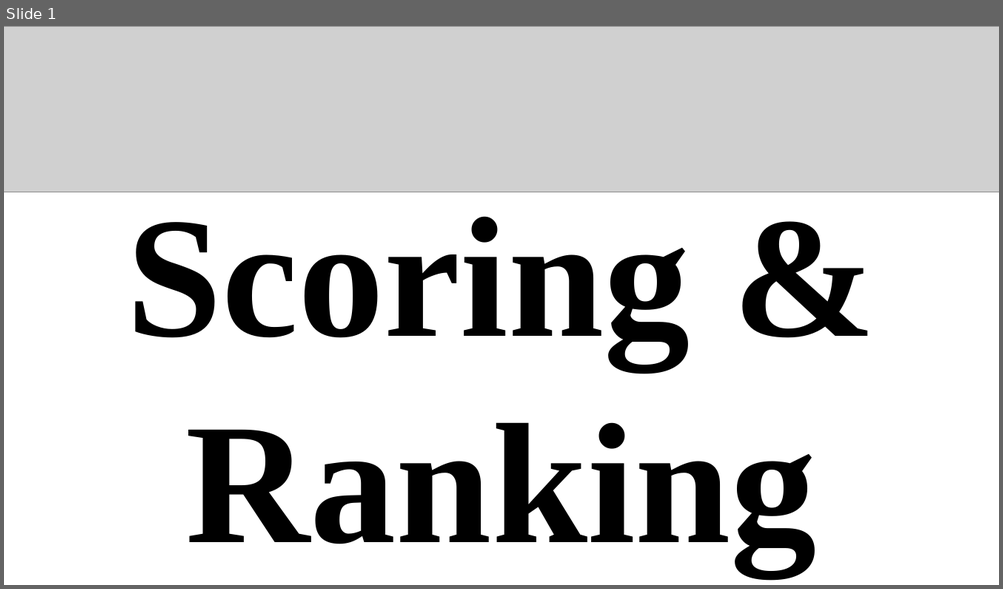
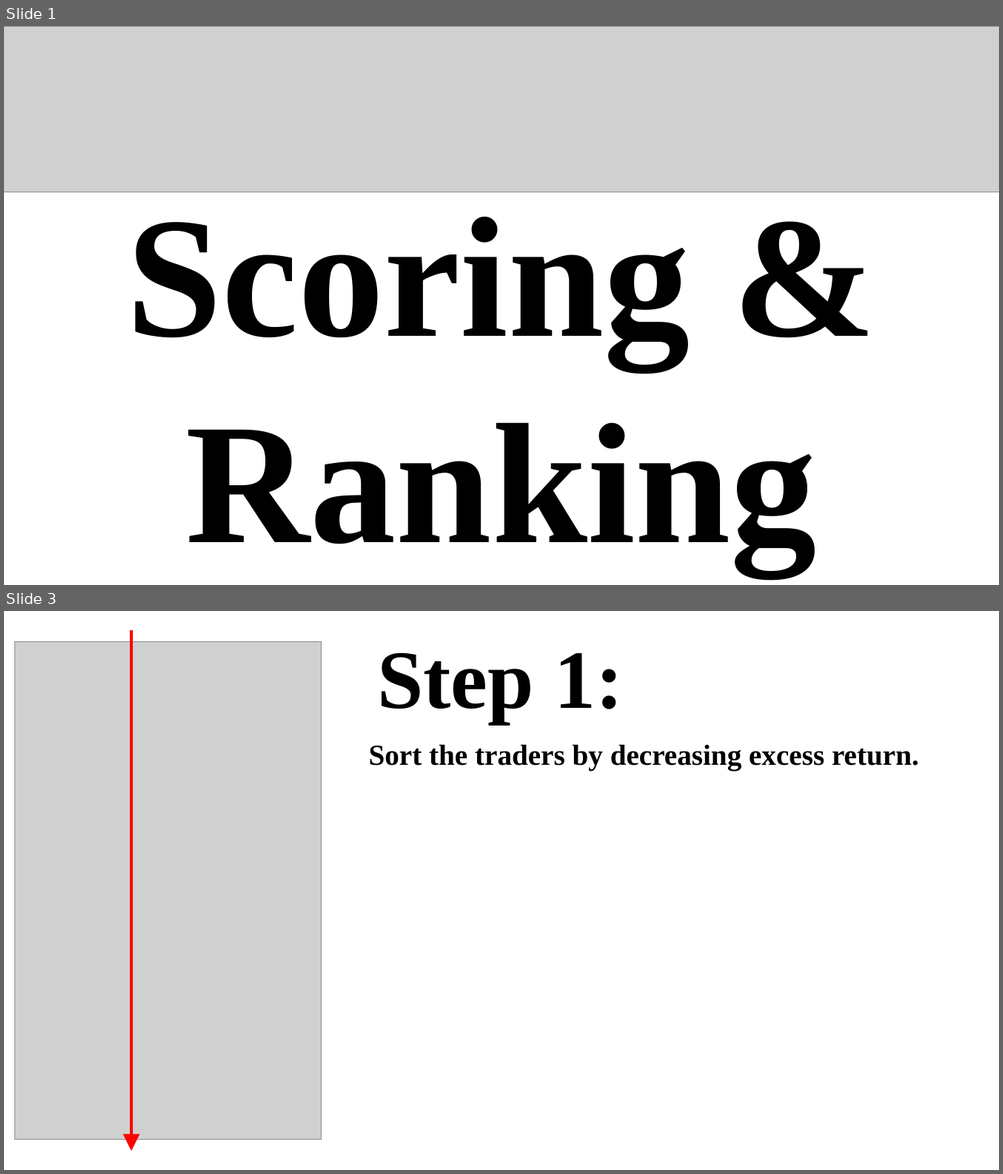
Before and after one commit to gothic-hedge-society/fintech.trading.competition, a slide deck: inst/thumbnails and templates/scoring_and_ranking.pptx. Shown one above the other, each under a label of ours: slide 1 before the commit, slides 1 and 3 after it; the slides between them are not shown. The pictures are 1003x589 and 1003x1174 pixels, drawn with LibreOffice and Linux fonts; fonts in the diff are those of the drawing; grey boxes stand for pictures. Boxes give left, top, right and bottom in pixels: in the first picture for what was removed or moved away, otherwise in the second. Text is boxed around its words. In the diff, an @@ line names an element or a change of style, - is before the commit and + after.

```diff
--- a/inst/thumbnails and templates/scoring_and_ranking.pptx
+++ b/inst/thumbnails and templates/scoring_and_ranking.pptx
@@ slide 3 added at (x1=4, y1=611, x2=999, y2=1170), background #FFFFFF @@
@@ arrow added from (131, 630) to (131, 1151), #FF0000 3.25 pt @@
@@ picture added at (x1=15, y1=641, x2=321, y2=1141) @@
@@ text added at (x1=377, y1=653, x2=623, y2=723), 80 pt, text #000000, bold @@
+Step 1:
@@ text added at (x1=369, y1=744, x2=919, y2=771), 28 pt, text #000000, bold @@
+Sort the traders by decreasing excess return.
```
Also in this commit, not shown: 1 slide changed, 5 other slides added, 2 other files.
